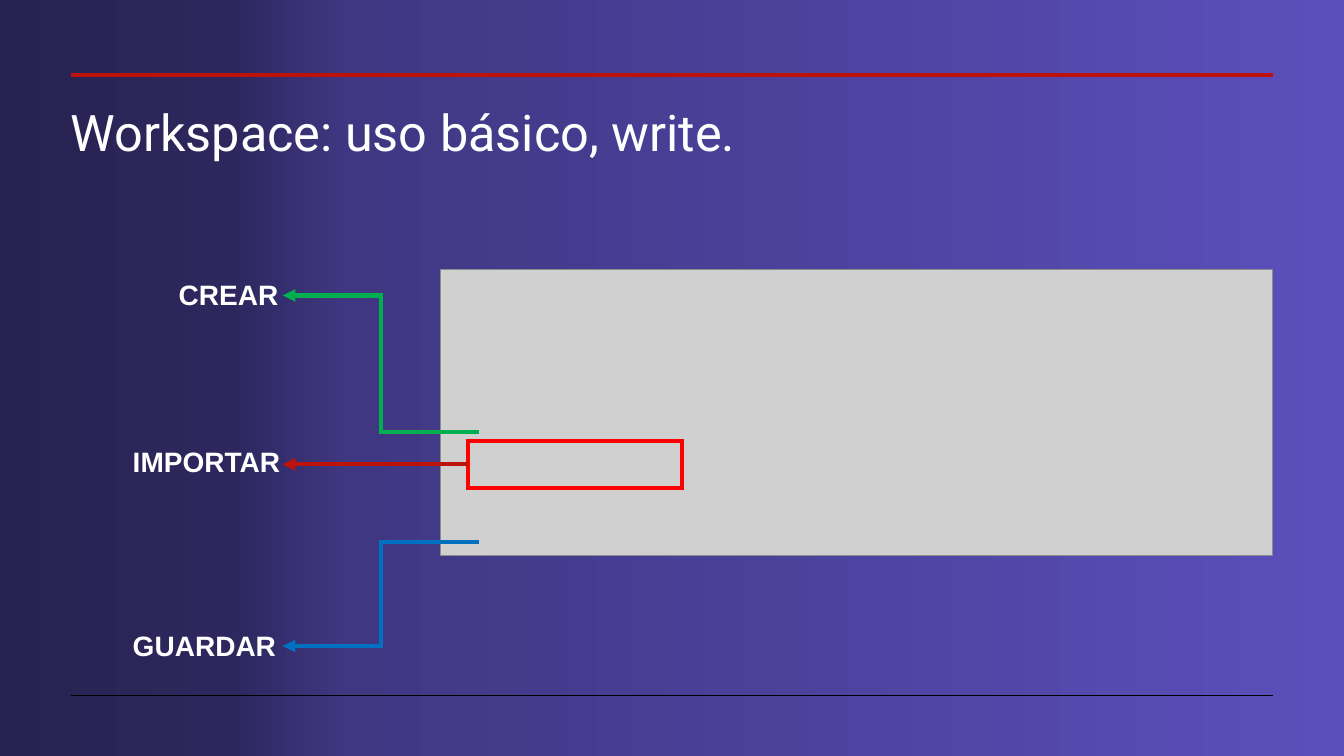
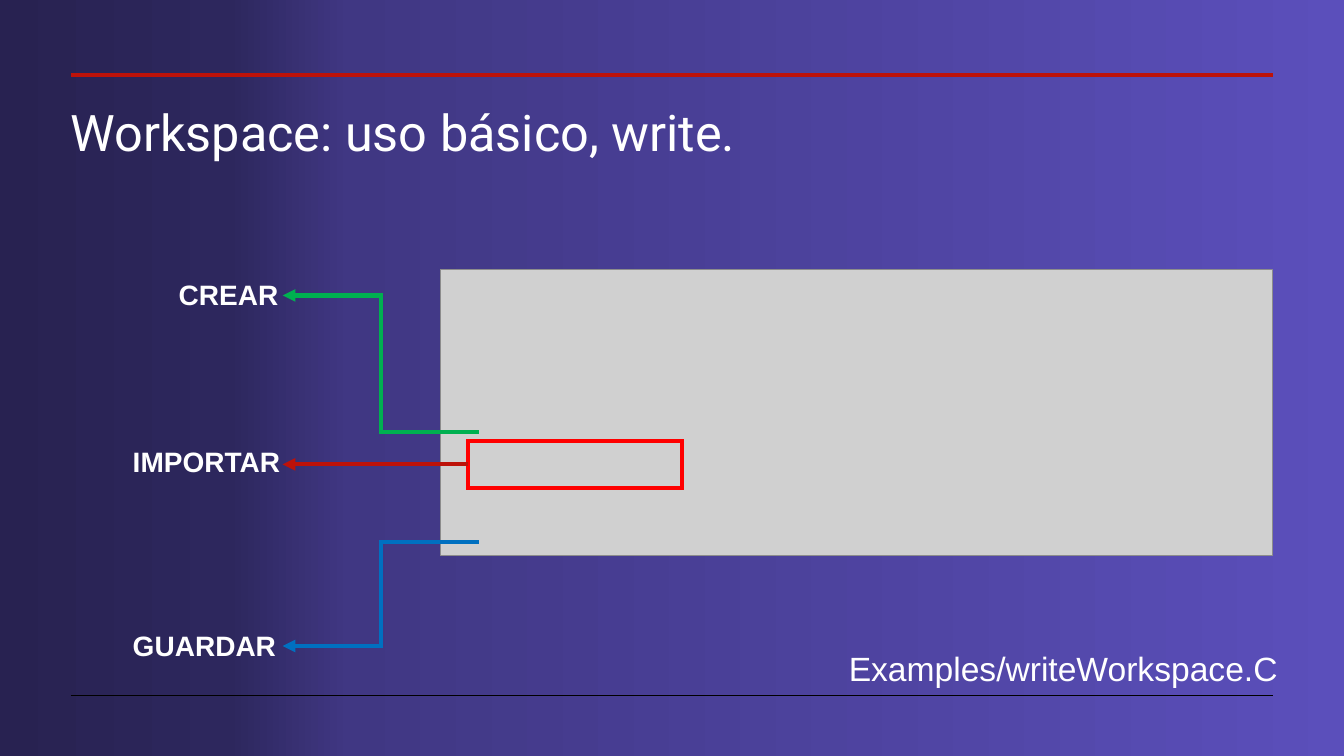
Before and after one commit to cdavidgutierrez/ProyectoFinal_CERN_ROOT, a slide deck: slide 6 of Workspaces en root.pptx (slide 4 before the commit). Drawn at 1344x756 pixels with LibreOffice and Linux fonts; fonts in the diff are those of the drawing; grey boxes stand for pictures. Boxes give left, top, right and bottom in pixels: in the first picture for what was removed or moved away, otherwise in the second. Text is boxed around its words. In the diff, an @@ line names an element or a change of style, - is before the commit and + after.

```diff
--- a/Workspaces en root.pptx
+++ b/Workspaces en root.pptx
@@ text added at bbox=[849, 656, 1278, 688], 24 pt, text #FFFFFF @@
+Examples/writeWorkspace.C
```
Also in this commit, not shown: 5 other slides changed, 3 slides added.
